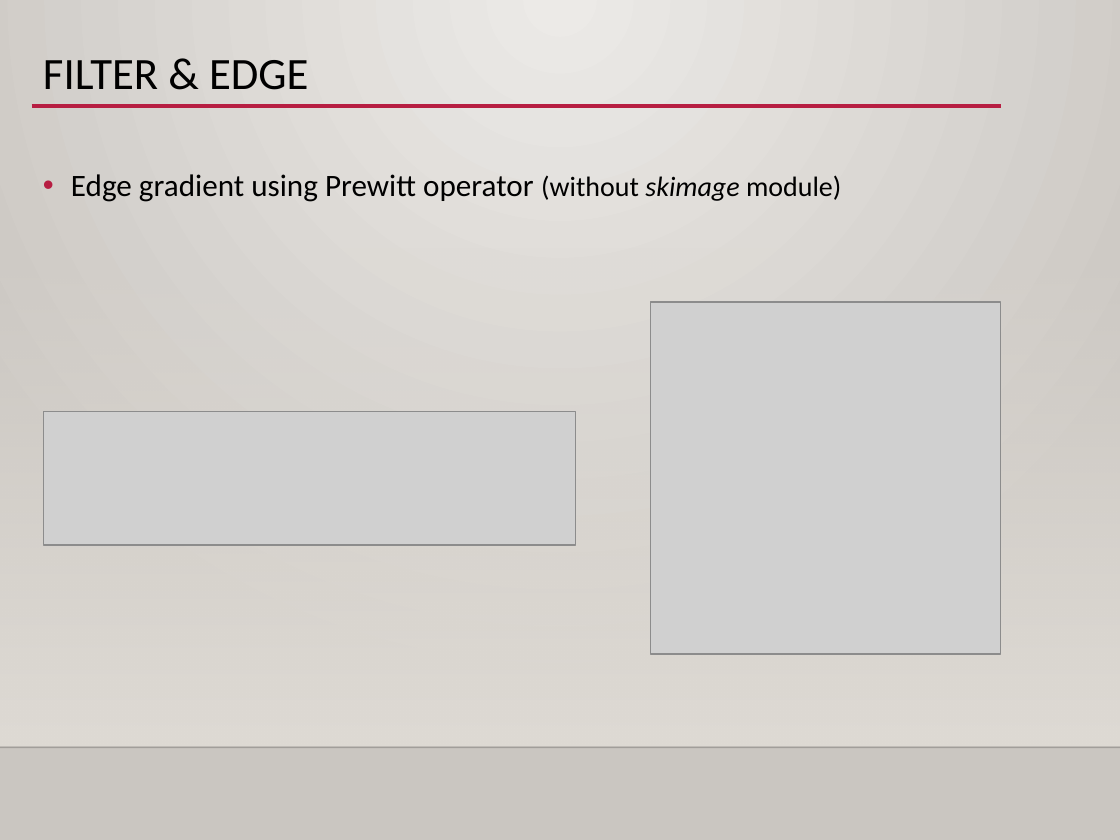
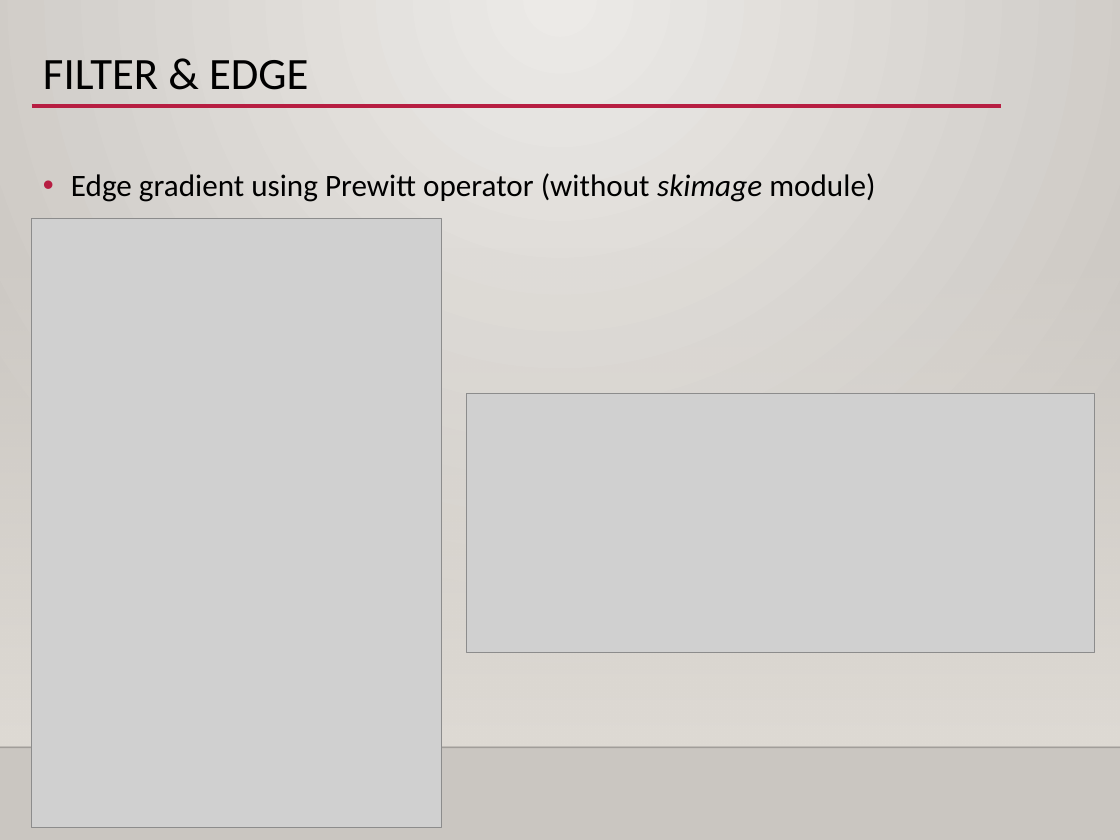
Before and after one commit to jelee2498/SDS, a slide deck: slide 6 of Day2/ex2-1_edge_detection/ex2-1_edge_detection.pptx (slide 7 before the commit). Drawn at 1120x840 pixels with LibreOffice and Linux fonts; fonts in the diff are those of the drawing; grey boxes stand for pictures; background and template pictures are left out. Boxes give left, top, right and bottom in pixels: in the first picture for what was removed or moved away, otherwise in the second. Text is boxed around its words. In the diff, an @@ line names an element or a change of style, - is before the commit and + after.

```diff
--- a/Day2/ex2-1_edge_detection/ex2-1_edge_detection.pptx
+++ b/Day2/ex2-1_edge_detection/ex2-1_edge_detection.pptx
@@ text "Edge gradient using Prewitt operator ..." at (x1=71, y1=173, x2=875, y2=202): size 18 to 20 pt in "(without skimage module)" @@
@@ picture added at (x1=31, y1=218, x2=441, y2=827) @@
@@ picture removed at (x1=651, y1=302, x2=1001, y2=654) @@
@@ picture removed at (x1=44, y1=411, x2=576, y2=545) @@
@@ picture added at (x1=467, y1=393, x2=1094, y2=652) @@
```
Also in this commit, not shown: 14 other slides changed, 7 slides added, 1 slide removed, 12 other files.
